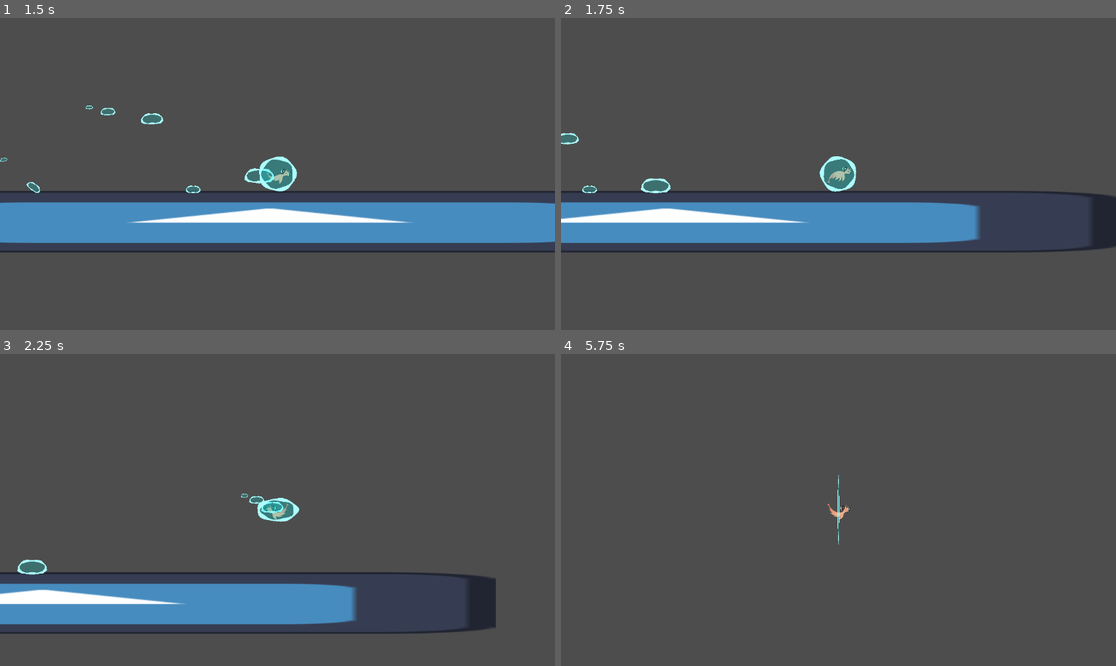
Above: before the commit, frames 1-4 (two rows, left to right).
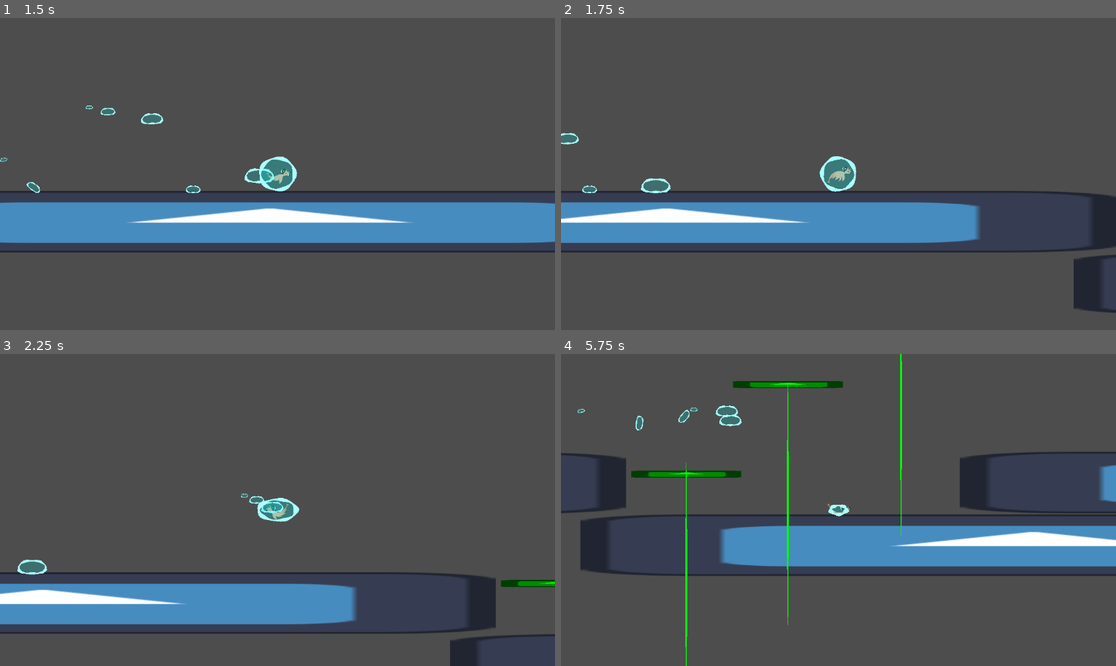
Above: after the commit, the same moments.

Repository: FelixChevrel/GlobalGameJam
Game: Godot game, scene res://TestScene.tscn
Two runs of this game, one before a commit and one after it. Both use one fixed random seed, a clock stepped at 60 frames per second and the inputs below. The engine's default icon, where the game draws it, is replaced by a stand-in: a white triangle on a blue panel in a dark square.
Inputs:
- Up to frame 1 (1.5 s): hold D (move_right) from 0.53 s (still down); tap Space (jump) at 0.6, 0.77, 1.07 s; tap Q (shoot) at 1.35 s
- Up to frame 2 (1.75 s): keep holding D (move_right); tap Space (jump) at 1.52, 1.55 s
- Up to frame 3 (2.25 s): tap Space (jump) at 1.82, 2.1 s; release D (move_right) at 2.03 s; hold A (move_left) from 2.03 s (still down)
- Up to frame 4 (5.75 s): release A (move_left) at 2.78 s; hold D (move_right) 2.78-4.28 s; tap Q (shoot) at 2.85, 4.35 s; tap Space (jump) at 3.02, 3.05, 3.32, 3.6, 3.77, 4.07, 4.52, 4.55, 4.82, 5.1 s; hold A (move_left) 4.28-5.03 s; hold D (move_right) from 5.03 s (still down)

Frame 1 is identical in both runs. In frame 2, 1.0% of the frame differs, in the area x 92-100%, y 75-95%; in frame 3, 0.8%; in frame 4, 16%, in the area x 0-100%, y 0-100%.

Commit message:
Dropping platforms + water lose upgrade

Diff:
--- /dev/null
+++ b/Scripts/weighted_platforms.gd
@@ -0,0 +1,39 @@
+extends AnimatableBody2D
+
+@export var maxWeight : float = 10
+var currentWeight : float = 0
+var maxHeight : Vector2 = Vector2(0,0)
+var minHeight : Vector2 = Vector2(0,0)
+
+# Called when the node enters the scene tree for the first time.
+func _ready():
+
+	maxHeight = global_position
+	minHeight = $EndPoint.global_position
+
+	pass # Replace with function body.
+
+
+# Called every frame. 'delta' is the elapsed time since the previous frame.
+func _process(delta):
+
+	var bodies = $CollisionShape2D/Area2D.get_overlapping_bodies()
+	currentWeight = 0
+
+
+	for b in bodies :
+
+		if b.is_in_group("water"):
+
+			currentWeight += b.waterAmount
+		if (currentWeight >= 10):
+			currentWeight = 10
+			break
+
+
+	var fp = (((minHeight - maxHeight)/maxWeight) * currentWeight) + maxHeight
+
+	var tween = get_tree().create_tween()
+	tween.tween_property($CollisionShape2D, "global_position", fp, 5)
+
+	pass
--- a/TestScene.tscn
+++ b/TestScene.tscn
@@ -1,8 +1,9 @@
-[gd_scene load_steps=5 format=3 uid="uid://bwnjaw8dqj10e"]
+[gd_scene load_steps=6 format=3 uid="uid://bwnjaw8dqj10e"]
 
 [ext_resource type="Texture2D" uid="uid://c2mbde34m075t" path="res://icon.svg" id="1_qc8qo"]
 [ext_resource type="PackedScene" uid="uid://dohd1u16v6q4v" path="res://PlayerCharacter/SCN_PrawnPlayer.tscn" id="2_ikc40"]
 [ext_resource type="PackedScene" uid="uid://1u506ll718wq" path="res://gameplayComponent/WaterDroplet.tscn" id="3_qf0uw"]
+[ext_resource type="PackedScene" uid="uid://ds6cffs3y78qq" path="res://gameplayComponent/GPE_WeightedPlatforms.tscn" id="4_jfdei"]
 
 [sub_resource type="RectangleShape2D" id="RectangleShape2D_x25tc"]
 size = Vector2(128.136, 122)
@@ -24,5 +25,67 @@
 position = Vector2(0.0340157, 0)
 shape = SubResource("RectangleShape2D_x25tc")
 
+[node name="Icon2" type="Sprite2D" parent="."]
+position = Vector2(2352, 711)
+scale = Vector2(14.6953, 1)
+texture = ExtResource("1_qc8qo")
+
+[node name="StaticBody2D" type="StaticBody2D" parent="Icon2"]
+collision_layer = 3
+collision_mask = 3
+
+[node name="CollisionShape2D" type="CollisionShape2D" parent="Icon2/StaticBody2D"]
+position = Vector2(0.0340157, 0)
+shape = SubResource("RectangleShape2D_x25tc")
+
+[node name="Icon3" type="Sprite2D" parent="."]
+position = Vector2(3140, 240)
+scale = Vector2(14.6953, 1)
+texture = ExtResource("1_qc8qo")
+
+[node name="StaticBody2D" type="StaticBody2D" parent="Icon3"]
+collision_layer = 3
+collision_mask = 3
+
+[node name="CollisionShape2D" type="CollisionShape2D" parent="Icon3/StaticBody2D"]
+position = Vector2(0.0340157, 0)
+shape = SubResource("RectangleShape2D_x25tc")
+
+[node name="Icon4" type="Sprite2D" parent="."]
+position = Vector2(3140, 581)
+scale = Vector2(14.6953, 1)
+texture = ExtResource("1_qc8qo")
+
+[node name="StaticBody2D" type="StaticBody2D" parent="Icon4"]
+collision_layer = 3
+collision_mask = 3
+
+[node name="CollisionShape2D" type="CollisionShape2D" parent="Icon4/StaticBody2D"]
+position = Vector2(0.0340157, 0)
+shape = SubResource("RectangleShape2D_x25tc")
+
+[node name="Icon5" type="Sprite2D" parent="."]
+position = Vector2(4814, 429)
+rotation = -0.210371
+scale = Vector2(14.6953, 1)
+texture = ExtResource("1_qc8qo")
+
+[node name="StaticBody2D" type="StaticBody2D" parent="Icon5"]
+collision_layer = 3
+collision_mask = 3
+
+[node name="CollisionShape2D" type="CollisionShape2D" parent="Icon5/StaticBody2D"]
+position = Vector2(0.0340157, 0)
+shape = SubResource("RectangleShape2D_x25tc")
+
 [node name="WaterDroplet" parent="." instance=ExtResource("3_qf0uw")]
 position = Vector2(407, 149)
+
+[node name="GpeWeightedPlatforms" parent="." instance=ExtResource("4_jfdei")]
+position = Vector2(1631, 539)
+
+[node name="GpeWeightedPlatforms3" parent="." instance=ExtResource("4_jfdei")]
+position = Vector2(1842, 377)
+
+[node name="GpeWeightedPlatforms4" parent="." instance=ExtResource("4_jfdei")]
+position = Vector2(2077, 191)
--- /dev/null
+++ b/gameplayComponent/GPE_WeightedPlatforms.tscn
@@ -0,0 +1,48 @@
+[gd_scene load_steps=6 format=3 uid="uid://ds6cffs3y78qq"]
+
+[ext_resource type="Texture2D" uid="uid://di5a1pv5iuup3" path="res://icon.png" id="1_258nm"]
+[ext_resource type="Script" path="res://Scripts/weighted_platforms.gd" id="1_jk781"]
+
+[sub_resource type="RectangleShape2D" id="RectangleShape2D_qth2n"]
+size = Vector2(228, 15)
+
+[sub_resource type="RectangleShape2D" id="RectangleShape2D_aovvf"]
+size = Vector2(228, 20)
+
+[sub_resource type="Curve" id="Curve_na7gi"]
+min_value = 0.1
+_data = [Vector2(0, 0.1), 0.0, 0.0, 0, 0, Vector2(0.5, 0.5), 0.0, 0.0, 0, 0, Vector2(1, 0.1), 0.0, 0.0, 0, 0]
+point_count = 3
+
+[node name="GpeWeightedPlatforms" type="AnimatableBody2D"]
+collision_layer = 3
+collision_mask = 3
+script = ExtResource("1_jk781")
+
+[node name="CollisionShape2D" type="CollisionShape2D" parent="."]
+position = Vector2(0, 7.5)
+shape = SubResource("RectangleShape2D_qth2n")
+one_way_collision = true
+
+[node name="Icon" type="Sprite2D" parent="CollisionShape2D"]
+modulate = Color(0, 1, 0, 1)
+position = Vector2(0, -0.5)
+scale = Vector2(3.5625, 0.234375)
+texture = ExtResource("1_258nm")
+
+[node name="Area2D" type="Area2D" parent="CollisionShape2D"]
+position = Vector2(0, -7.5)
+collision_layer = 3
+collision_mask = 3
+
+[node name="CollisionShape2D" type="CollisionShape2D" parent="CollisionShape2D/Area2D"]
+position = Vector2(0, -11)
+shape = SubResource("RectangleShape2D_aovvf")
+
+[node name="EndPoint" type="Node2D" parent="."]
+position = Vector2(0, 500)
+
+[node name="Line2D" type="Line2D" parent="."]
+points = PackedVector2Array(0, 0, 0, 100, 0, 200, 0, 300, 0, 400, 0, 500)
+width_curve = SubResource("Curve_na7gi")
+default_color = Color(0, 1, 0, 1)
--- a/platformer_controller/platformer_controller.gd
+++ b/platformer_controller/platformer_controller.gd
@@ -132,6 +132,9 @@
 var can_dash : bool = true
 var DashWaterDrop : Node2D
 
+#apex of jump (need to be untyped)
+var apex = null
+
 
 #####################################
 
@@ -258,9 +261,12 @@
 	velocity += acc * delta
 
 
+
 	_was_on_ground = is_feet_on_ground()
-
 	$Graphic/Node2D/Line2D.rotationSpeed = clamp(velocity.x * 0.01, -3, 3)
+
+	if (apex == null) && (velocity.y > 0) && (!is_feet_on_ground()):
+		apex = position
 
 	previous_velocity = velocity
 	move_and_slide()
@@ -455,6 +461,7 @@
 
 	iframe = true
 	$Iframe.start()
+	velocity.y -= 500
 
 #Constante
 var MAX_DEFORM_SPEED = 2000 #La vitesse y à laquelle la déformation maximal est appliqué
@@ -527,7 +534,14 @@
 
 
 func _on_hit_ground():
-	LoseWater(6)
+	if apex != null :
+
+		if (position.y - apex.y) > 100:
+
+			LoseWater(6)
+
+
+	apex = null
 
 
 func _on_iframe_timeout():
